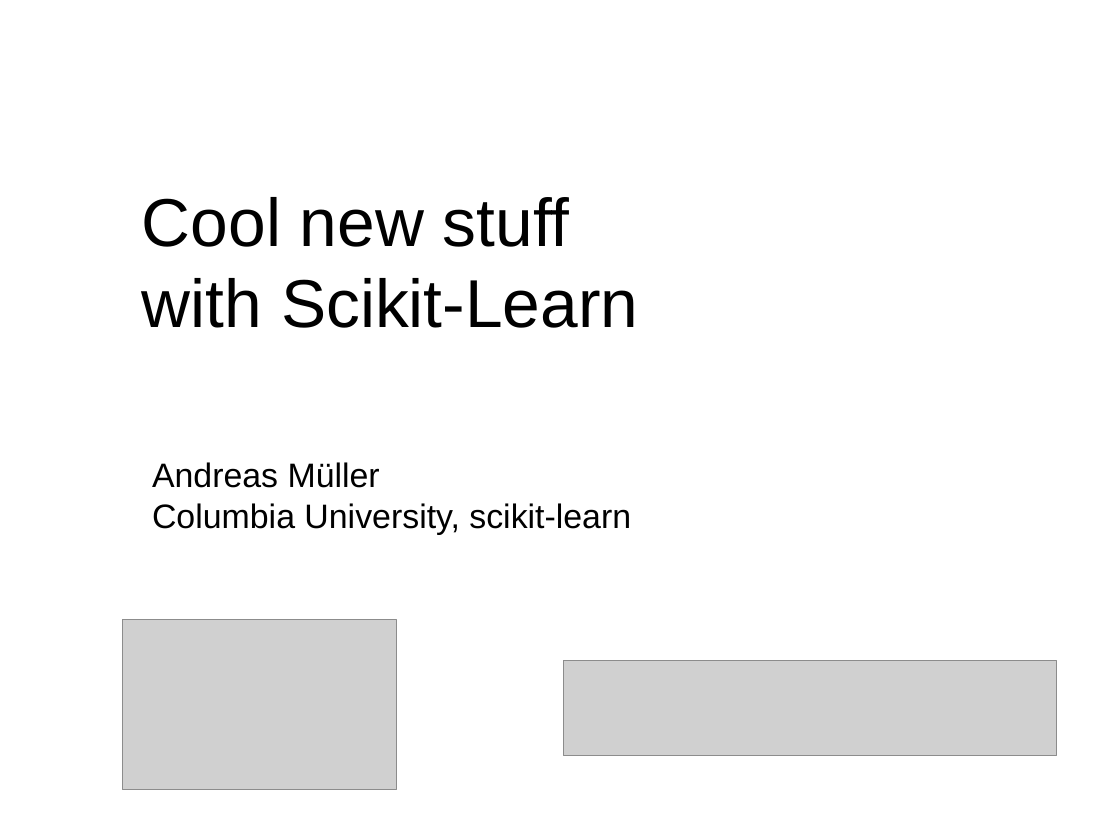
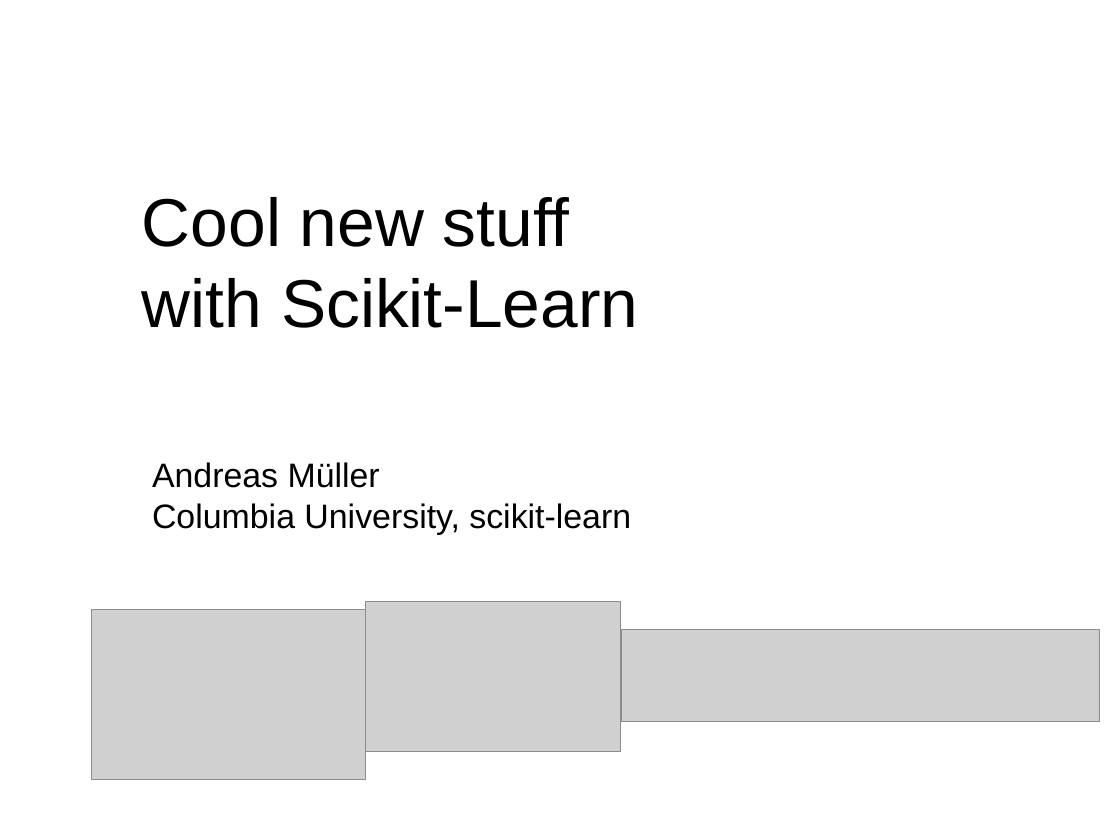
Before and after one commit to amueller/talks_odt, a slide deck: slide 1 of 2017/cool-new-stuff-sklearn.odp. Drawn at 1120x840 pixels with LibreOffice and Linux fonts; fonts in the diff are those of the drawing; grey boxes stand for pictures. Boxes give left, top, right and bottom in pixels: in the first picture for what was removed or moved away, otherwise in the second. Text is boxed around its words. In the diff, an @@ line names an element or a change of style, - is before the commit and + after.

```diff
--- a/2017/cool-new-stuff-sklearn.odp
+++ b/2017/cool-new-stuff-sklearn.odp
@@ picture moved from (x1=122, y1=620, x2=396, y2=790) to (x1=91, y1=610, x2=366, y2=780) @@
@@ picture added at (x1=366, y1=602, x2=621, y2=752) @@
@@ picture resized from (x1=563, y1=661, x2=1057, y2=756) to (x1=622, y1=629, x2=1100, y2=722) @@
```
Also in this commit, not shown: 4 other slides changed, 5 other files.
